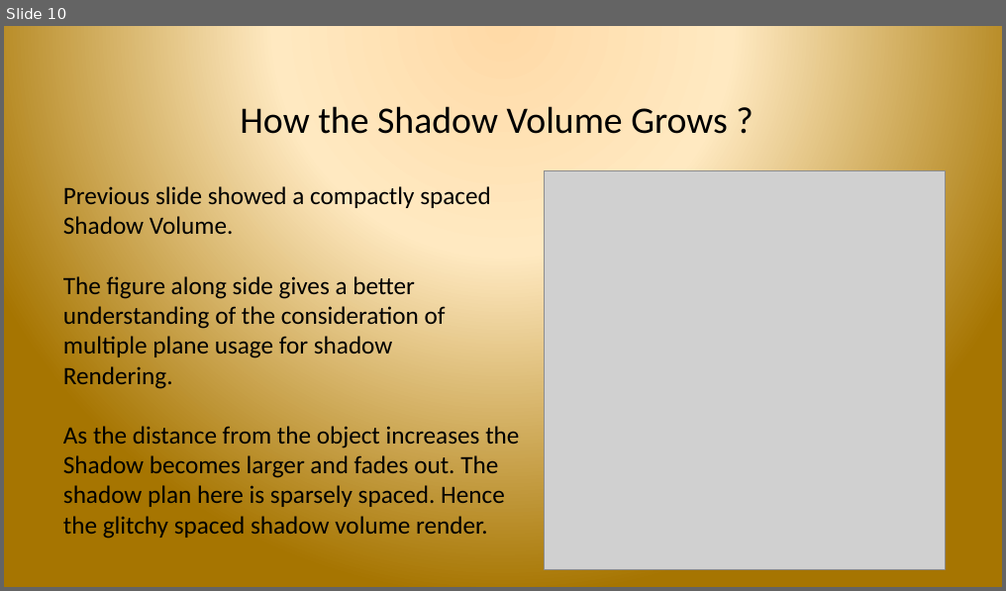
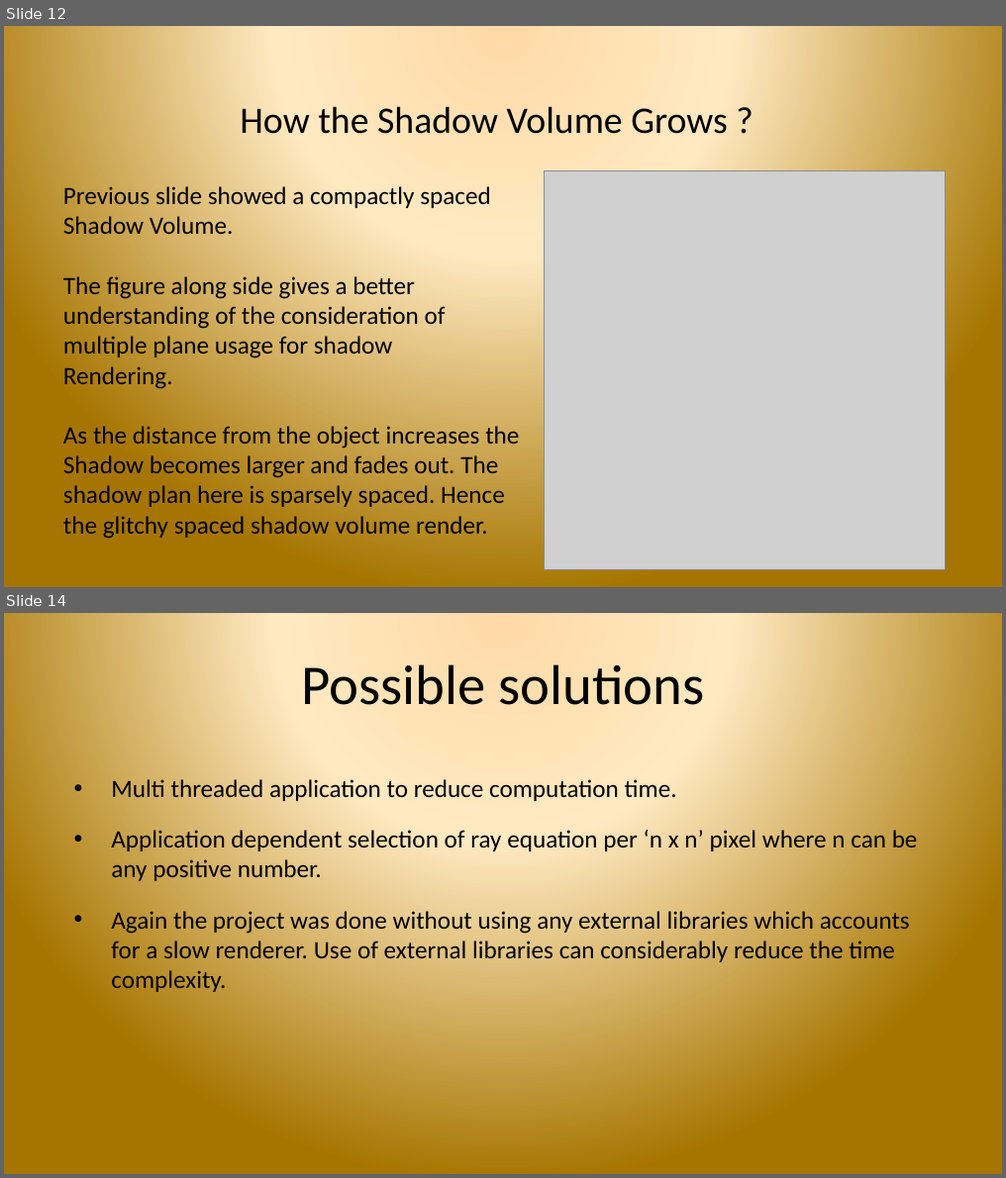
Before and after one commit to sreepada/CSCI580Project, a slide deck: documentation/FinalPresentation_UncannyValley.pptx. Shown one above the other, each under a label of ours: slide 10 before the commit, slides 12 and 14 after it; the slides between them are not shown. The pictures are 1006x591 and 1006x1178 pixels, drawn with LibreOffice and Linux fonts; fonts in the diff are those of the drawing; grey boxes stand for pictures; background and template pictures are left out. Boxes give left, top, right and bottom in pixels: in the first picture for what was removed or moved away, otherwise in the second. Text is boxed around its words. In the diff, an @@ line names an element or a change of style, - is before the commit and + after.

```diff
--- a/documentation/FinalPresentation_UncannyValley.pptx
+++ b/documentation/FinalPresentation_UncannyValley.pptx
@@ slide 14 added at <box>4,613,1002,1174</box>, background picture (left out) @@
@@ title added at <box>301,664,704,705</box>, 54 pt, text #000000 @@
+Possible solutions
@@ text added at <box>111,779,918,992</box>, 24 pt, text #000000 @@
+• Multi threaded application to reduce computation time.
+• Application dependent selection of ray equation per ‘n x n’ pixel where n can be any positive number.
+• Again the project was done without using any external libraries which accounts for a slow renderer. Use of external libraries can considerably reduce the time complexity.
@@ what was slide 10 is now slide 12 @@
```
Also in this commit, not shown: 4 slides changed, 4 other slides added, 1 slide removed, 3 other files.
